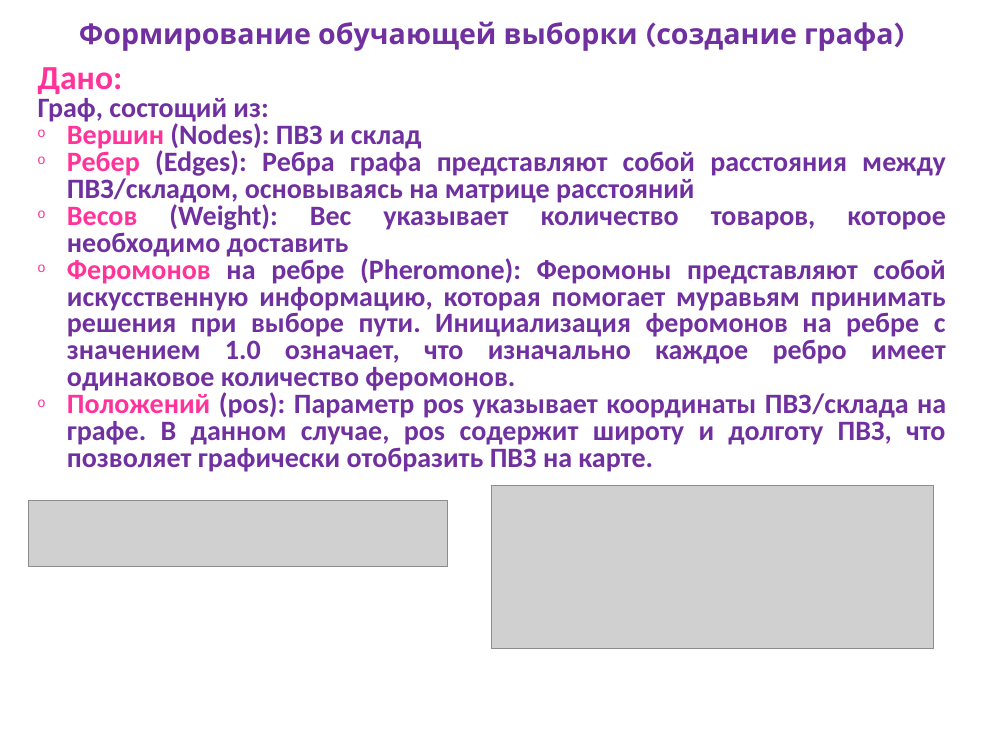
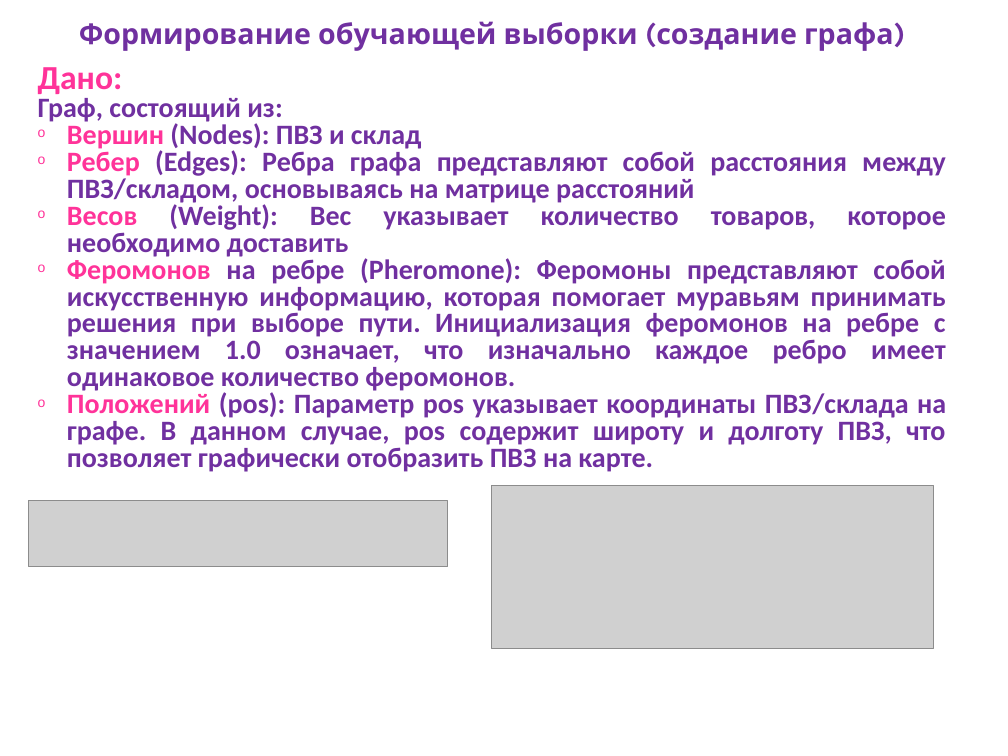
Before and after one commit to Bugdol/wild3, a slide deck: slide 7 of Презентация Долуханян.ppt. Drawn at 1008x756 pixels with LibreOffice and Linux fonts; fonts in the diff are those of the drawing; grey boxes stand for pictures; background and template pictures are left out. Boxes give left, top, right and bottom in pixels: in the first picture for what was removed or moved away, otherwise in the second. Text is boxed around its words. In the diff, an @@ line names an element or a change of style, - is before the commit and + after.

```diff
--- a/Презентация Долуханян.ppt
+++ b/Презентация Долуханян.ppt
@@ text at (38, 98, 283, 124): text changed @@
-Граф, состощий из:
+Граф, состоящий из:
```
Also in this commit, not shown: 2 other slides changed.
